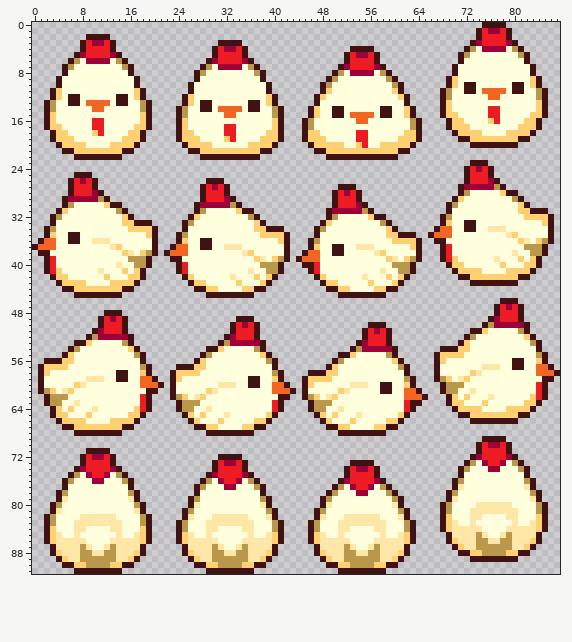
Two versions of one sprite sheet, src/assets/leghorn-hen.png. The first picture shows the starting point.
The file is 88x92 pixels.
Once edited:
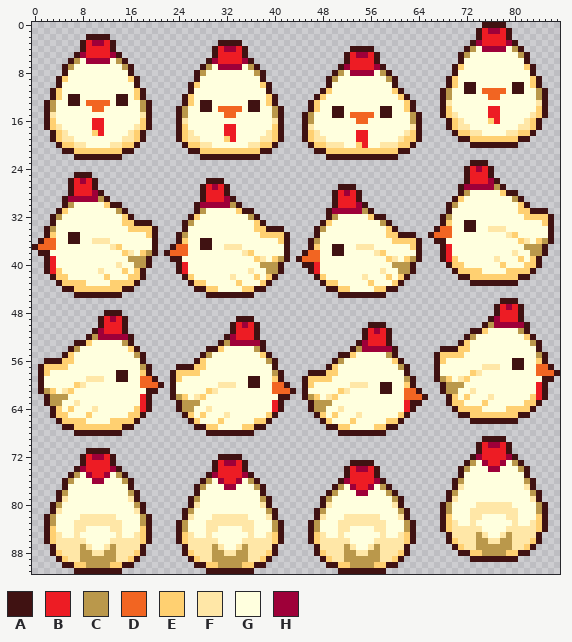
Palette (. is transparent): A #401212  B #ed1c24  C #ba984b  D #f26522  E #ffd071  F #ffe7a7  G #ffffde  H #9e0039
From the commit log: smooth out the squish this makes it a little less noisy on lines that aren't really moving/being stressed by the physics of the hen changing shape/size
Changes in this commit:
Colour A now appears in row 13 at x 46 and 63; in row 15 at x 45 and 64.
The author changed colour C to colour A in row 10 at x 49 and 60.
The author changed colour A to colour C in row 15 at x 46 and 63.
The author changed colour A to colour E in row 13 at x 47 and 62.
The author changed colour G to colour E in row 7 at x 71 and 82; in row 9 at x 5 and 16; in row 10 at x 27 and 38.
The author changed colour C to colour F in row 17 at x 46 and 63.
The author changed colour E to colour F in row 13 at x 69 and 84; in row 15 at x 3, 18, 70 and 83; in row 16 at x 25, 40, 71 and 82; in row 17 at x 4, 17, 71 to 72 and 81 to 82; in row 18 at x 5, 16, 26, 39, 47, 62, 73 to 74 and 79 to 80; in row 19 at x 5 to 6, 15 to 16, 26 to 27, 38 to 39, 47 to 48 and 61.
The author changed colour E to colour F in row 20 at x 7 to 8, 13 to 14, 28 to 29, 36 to 37, 49 to 51 and 58 to 60.
The author changed colour E to colour G in row 15 at x 47 and 62.
Colour A is removed in row 10 at x 48 and 61.
